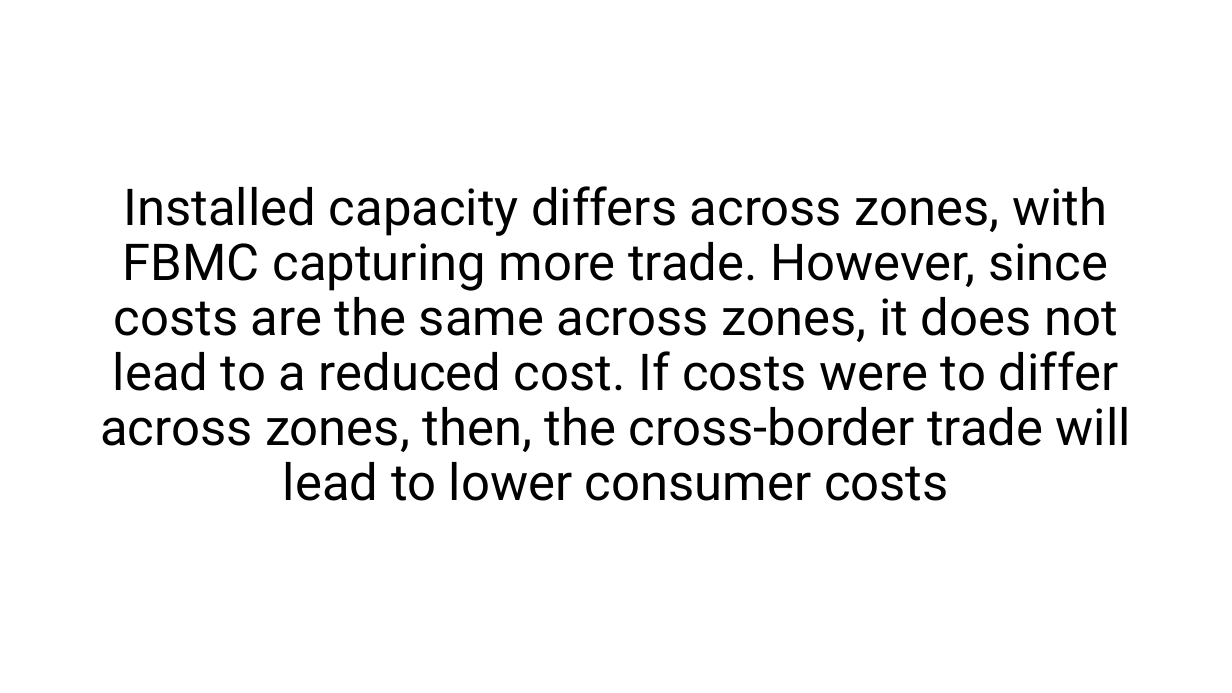
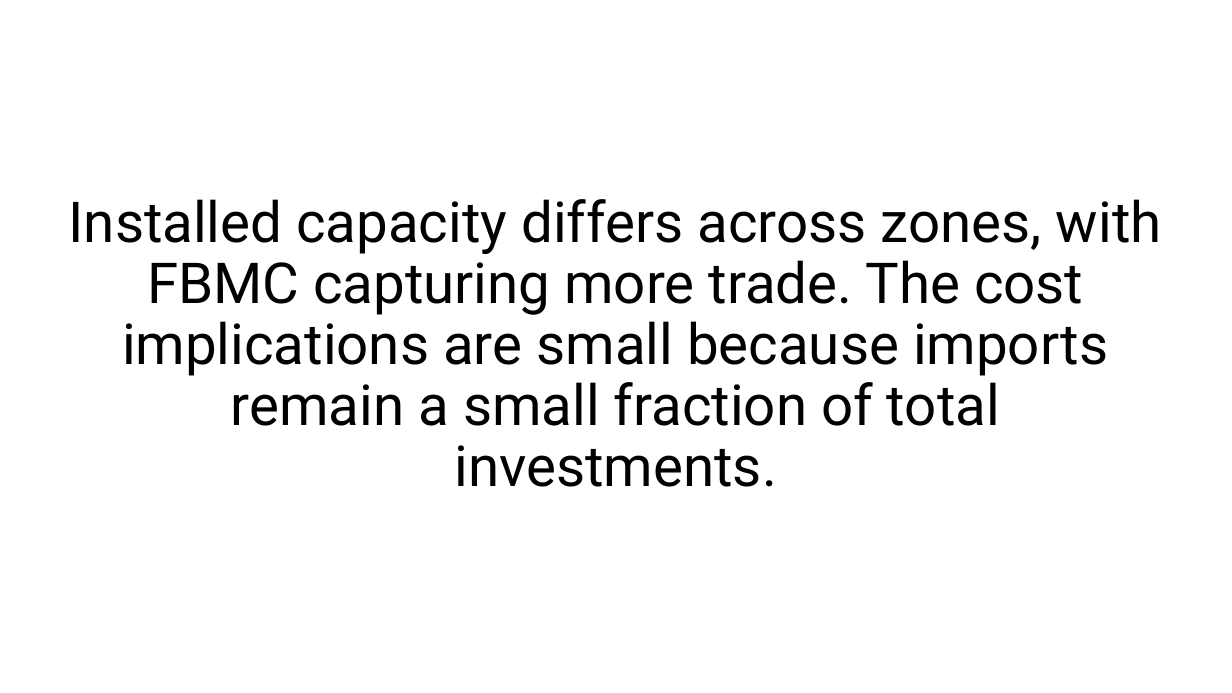
Before and after one commit to kamaladekola/cross_border-CM, a slide deck: slide 8 of analysis_data/Results.pptx (slide 6 before the commit). Drawn at 1232x693 pixels with LibreOffice and Linux fonts; fonts in the diff are those of the drawing. Boxes give left, top, right and bottom in pixels: in the first picture for what was removed or moved away, otherwise in the second. Text is boxed around its words. In the diff, an @@ line names an element or a change of style, - is before the commit and + after.

```diff
--- a/analysis_data/Results.pptx
+++ b/analysis_data/Results.pptx
@@ title at [69, 199, 1162, 487]: text changed; size 39.6 to 44 pt @@
-Installed capacity differs across zones, with FBMC capturing more trade. However, since costs are the same across zones, it does not lead to a reduced cost. If costs were to differ across zones, then, the cross-border trade will lead to lower consumer costs
+Installed capacity differs across zones, with FBMC capturing more trade. The cost implications are small because imports remain a small fraction of total investments.
```
Also in this commit, not shown: 5 other slides changed, 3 slides added, 1 slide removed, 48 other files.
